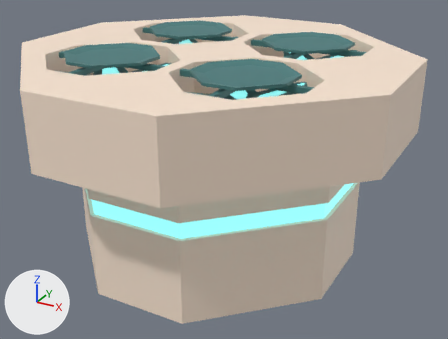
Two versions of the FBX model Assets/3D Models/Machines/GrillQuad.fbx, one commit apart.
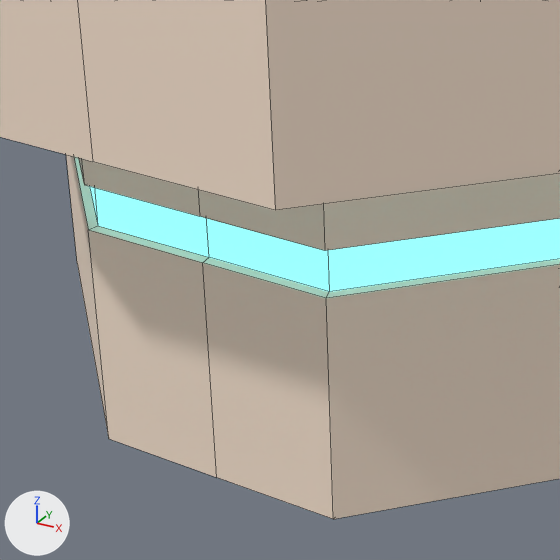
Old and new are each drawn whole from a 50 mm lens placed at (1.411, -2.466, 1.648), pointed at (0.06, -0.011, 0.42) and again close up on the part from 13% to 60% of the width and 38% to 100% of the height. The lights are fixed; the arrows at lower left show +X, +Y and +Z. The close-ups show mesh edges as thin lines. Objects named as collision shapes, trigger or cutter boxes, shadow casters or lower levels of detail are left out. Where no turn or scale is listed for an object, it has been applied to the vertices.

Before the edit, the objects in view are built like this:
```python
me_cube_006 = bpy.data.meshes.new('Cube.006')
me_cube_006.from_pydata(...)  # 1005 vertices, 989 faces; spans x -0.9..0.9, y -0.9..0.9, z 0.0..1.02
# faces by material slot: [229, 672, 88]
me_cube_006.materials.append(mat_main)  # beige #ffe9d6
me_cube_006.materials.append(mat_accent)  # dark cyan #467c7c
me_cube_006.materials.append(mat_light)  # cyan #89e8e8
ob_grillmachine_quad_lod0 = bpy.data.objects.new('GrillMachine_Quad_LOD0', me_cube_006)
ob_grillmachine_quad_lod0.location = (0.0, 0.0, 0.0)
```
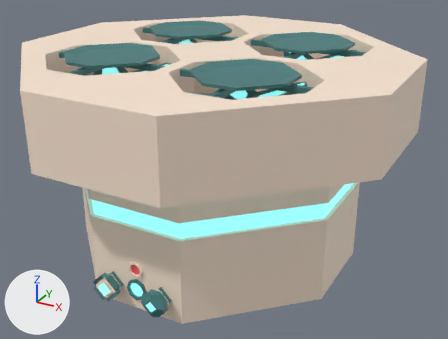
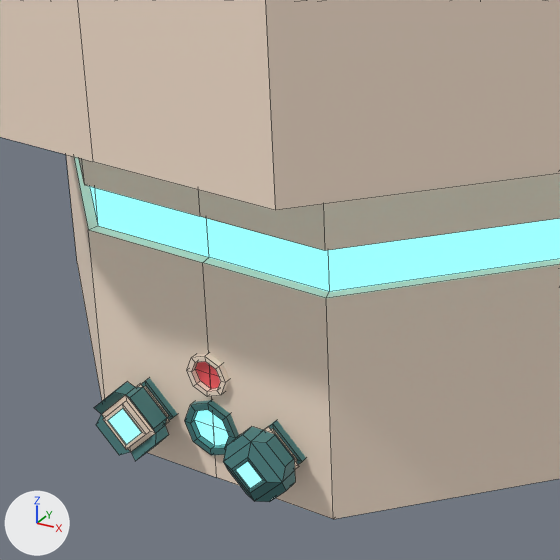
Pixel boxes [x1, y1, x2, y2] of what changed, in the close-ups (560 x 560 px):
'Upgrade_Power', added (cyan): after [223, 426, 299, 502]
    faces in mat_accent (dark cyan #467c7c): [223, 427, 295, 502]
    faces in mat_light (cyan #89e8e8): [236, 461, 262, 489]
    faces in mat_main (beige #ffe9d6): [264, 426, 299, 470]
'Upgrade_Efficiency', added (cyan): after [94, 382, 170, 461]
    faces in mat_accent (dark cyan #467c7c): [94, 382, 169, 461]
    faces in mat_main (beige #ffe9d6): [102, 384, 170, 452]
    faces in mat_light (cyan #89e8e8): [108, 408, 141, 445]
part 1 of me_cube_006, added (cyan): after [185, 400, 239, 455]
part 2 of me_cube_006, added: after [187, 353, 229, 397]
part 3 of me_cube_006, added: after [141, 378, 177, 420]
part 4 of me_cube_006, added (cyan): after [263, 420, 306, 464]

What changed in the scene script:
```text
Add mat_firesymbol:
    mat_firesymbol = principled_material('FireSymbol')
    mat_firesymbol.base_color = (1.0, 0.112, 0.13)  # red #ff5e65
Change me_cube_006:
    used by ob_grillmachine_quad_lod0; location = (0.0, 0.0, 0.0)
    remove me_cube_006.from_pydata(...)  # 1005 vertices, 989 faces; spans x -0.9..0.9, y -0.9..0.9, z 0.0..1.02
    add me_cube_006.from_pydata(...)  # 1103 vertices, 1071 faces; spans x -0.9..0.9, y -0.9..0.9, z 0.0..1.02
    me_cube_006 part 1: a new loose piece of 33 vertices spanning x -0.05..0.05, y -0.69..-0.59, z 0.05..0.15
    me_cube_006 part 2: a new loose piece of 33 vertices spanning x -0.04..0.04, y -0.69..-0.59, z 0.16..0.24
    me_cube_006 part 3: a new loose piece of 16 vertices spanning x -0.18..-0.07, y -0.69..-0.61, z 0.05..0.15, in mat_accent (dark cyan #467c7c)
    me_cube_006 part 4: a new loose piece of 16 vertices spanning x 0.07..0.18, y -0.69..-0.61, z 0.05..0.15, in mat_accent (dark cyan #467c7c)
    add me_cube_006.materials.append(mat_firesymbol)  # red #ff5e65
Add me_cube_035:
    me_cube_035.from_pydata(...)  # 48 vertices, 45 faces; spans x 0.0698..0.1802, y -0.7556..-0.6856, z 0.0448..0.1552
    # faces by material slot: [12, 32, 1]
    me_cube_035.materials.append(mat_main)  # beige #ffe9d6
    me_cube_035.materials.append(mat_accent)  # dark cyan #467c7c
    me_cube_035.materials.append(mat_light)  # cyan #89e8e8
Add me_cube_034:
    me_cube_034.from_pydata(...)  # 52 vertices, 49 faces; spans x -0.1858..-0.0642, y -0.7456..-0.6856, z 0.0392..0.1608
    # faces by material slot: [28, 20, 1]
    me_cube_034.materials.append(mat_main)  # beige #ffe9d6
    me_cube_034.materials.append(mat_accent)  # dark cyan #467c7c
    me_cube_034.materials.append(mat_light)  # cyan #89e8e8
Add ob_upgrade_power:
    ob_upgrade_power = bpy.data.objects.new('Upgrade_Power', me_cube_035)
    ob_upgrade_power.location = (0.0, 0.0, 0.0)
Add ob_upgrade_efficiency:
    ob_upgrade_efficiency = bpy.data.objects.new('Upgrade_Efficiency', me_cube_034)
    ob_upgrade_efficiency.location = (0.0, 0.0, 0.0)
```
